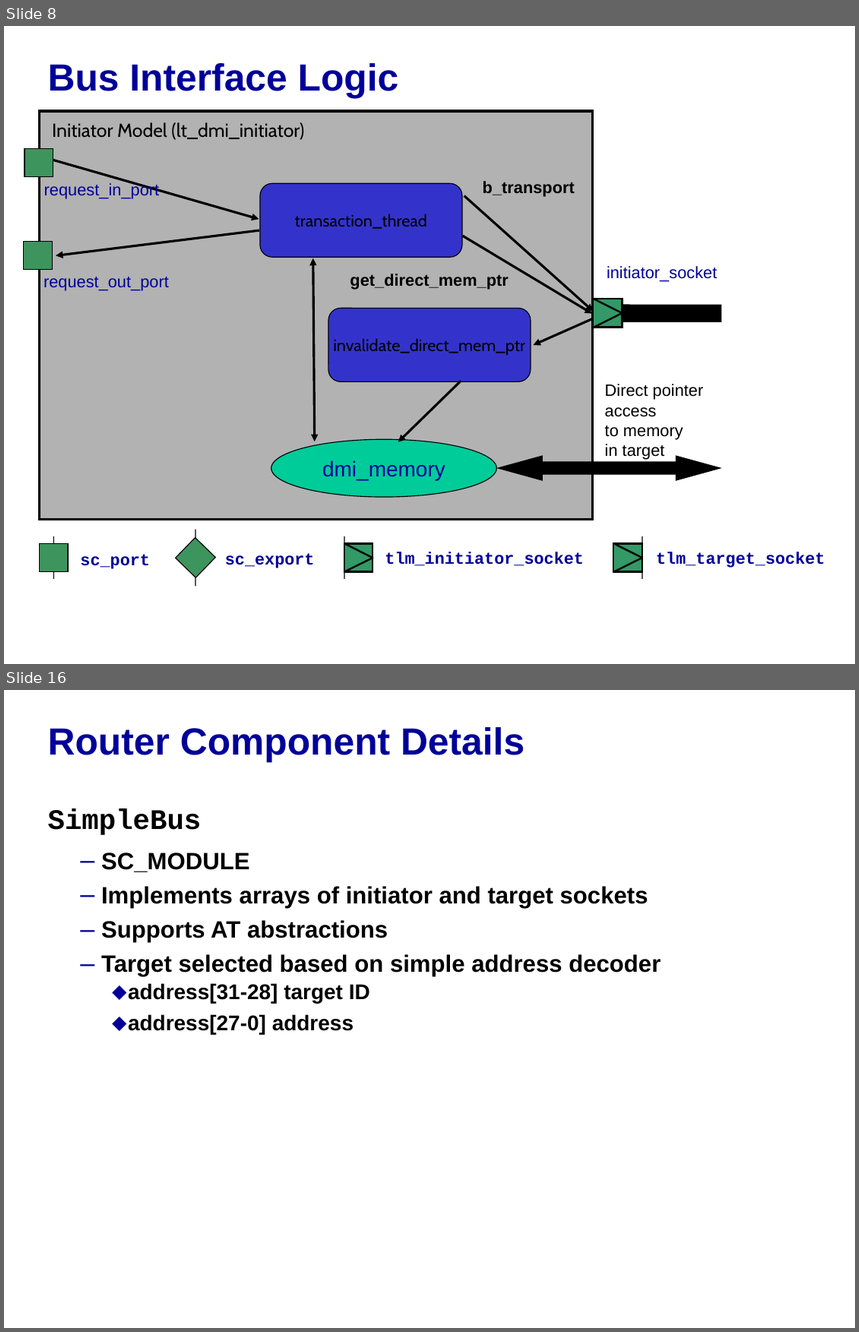
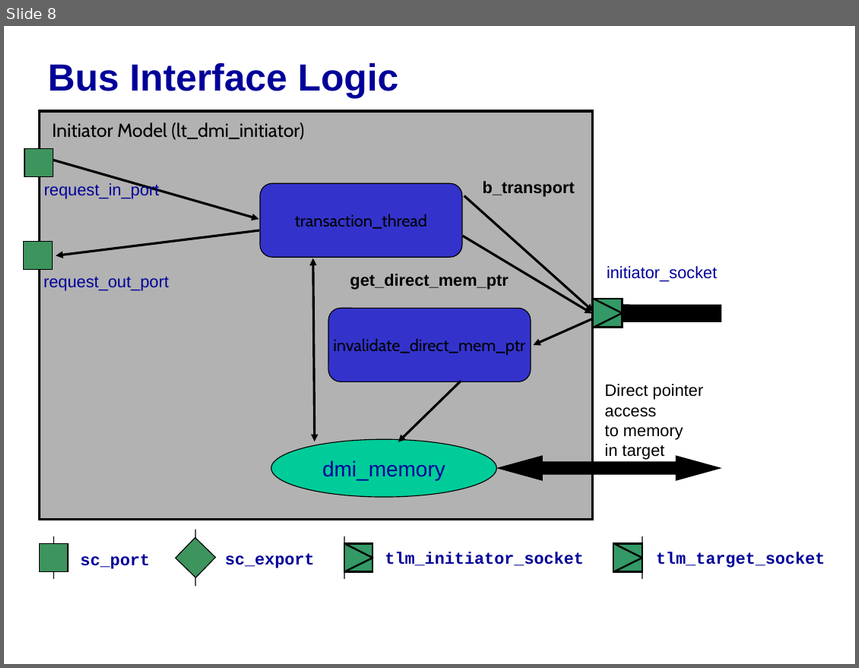
Before and after one commit to accellera-official/systemc, a slide deck: examples/tlm/lt_dmi/docs/lt_dmi_example.ppt. Shown one above the other, each under a label of ours: slides 8 and 16 before the commit, slide 8 after it; the slides between them are not shown. The pictures are 859x1332 and 859x668 pixels, drawn with LibreOffice and Linux fonts; fonts in the diff are those of the drawing; background and template pictures are left out. Boxes give left, top, right and bottom in pixels: in the first picture for what was removed or moved away, otherwise in the second. Text is boxed around its words. In the diff, an @@ line names an element or a change of style, - is before the commit and + after.

```diff
--- a/examples/tlm/lt_dmi/docs/lt_dmi_example.ppt
+++ b/examples/tlm/lt_dmi/docs/lt_dmi_example.ppt
@@ slide 16 removed at (4,690,855,1328), background picture (left out) @@
@@ title removed at (48,727,525,762) @@
-Router Component Details
@@ text removed at (48,809,661,1034) @@
-SimpleBus
-  – SC_MODULE
-  – Implements arrays of initiator and target sockets
-  – Supports AT abstractions
-  – Target selected based on simple address decoder
-    ⬥ address[31-28] target ID
-    ⬥ address[27-0] address
```
Also in this commit, not shown: 6 slides changed, 6 other slides removed.
